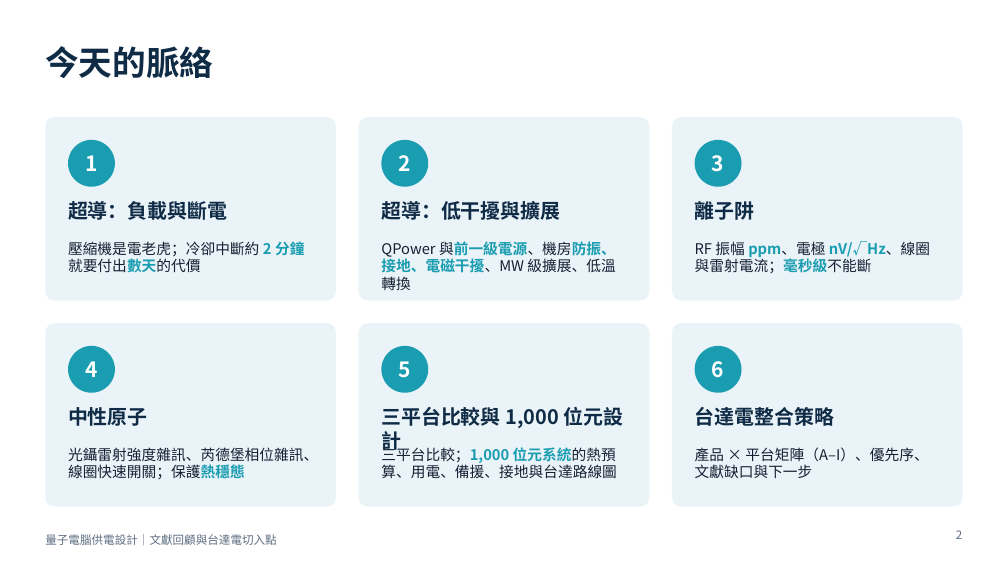
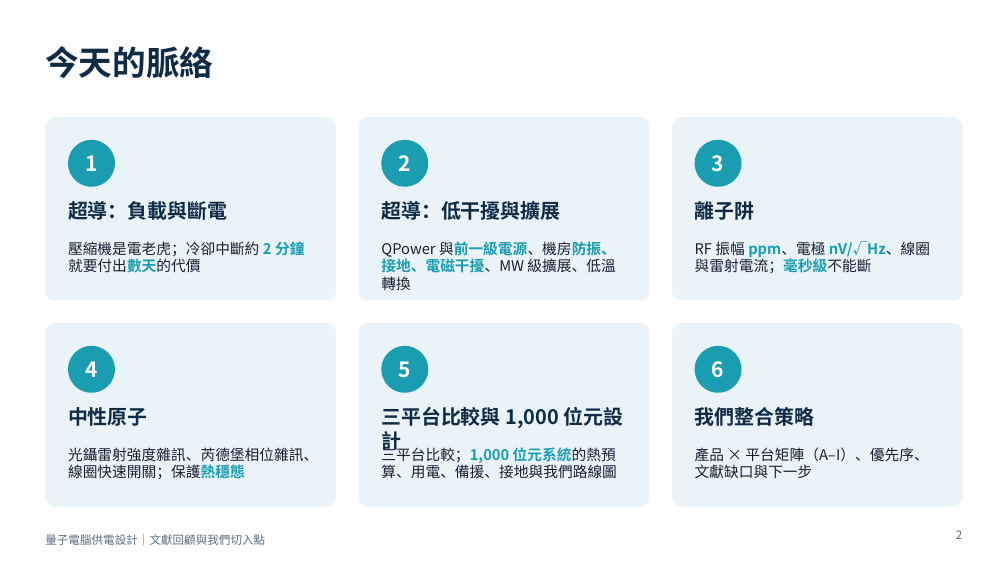
Before and after one commit to pcpcchen-coder/QuantumComputing, a slide deck: slide 2 of slides/output/qc-power-supply-delta.pptx. Drawn at 1008x567 pixels with LibreOffice and Linux fonts; fonts in the diff are those of the drawing. Boxes give left, top, right and bottom in pixels: in the first picture for what was removed or moved away, otherwise in the second. Text is boxed around its words. In the diff, an @@ line names an element or a change of style, - is before the commit and + after.

```diff
--- a/slides/output/qc-power-supply-delta.pptx
+++ b/slides/output/qc-power-supply-delta.pptx
@@ text at [695, 407, 814, 426]: text changed @@
-台達電整合策略
+我們整合策略
@@ text at [381, 445, 617, 478]: text changed @@
-三平台比較；1,000 位元系統的熱預算、用電、備援、接地與台達路線圖
+三平台比較；1,000 位元系統的熱預算、用電、備援、接地與我們路線圖
@@ text at [45, 534, 265, 545]: text changed @@
-量子電腦供電設計｜文獻回顧與台達電切入點
+量子電腦供電設計｜文獻回顧與我們切入點
```
Also in this commit, not shown: 76 other slides changed, 8 other files.
